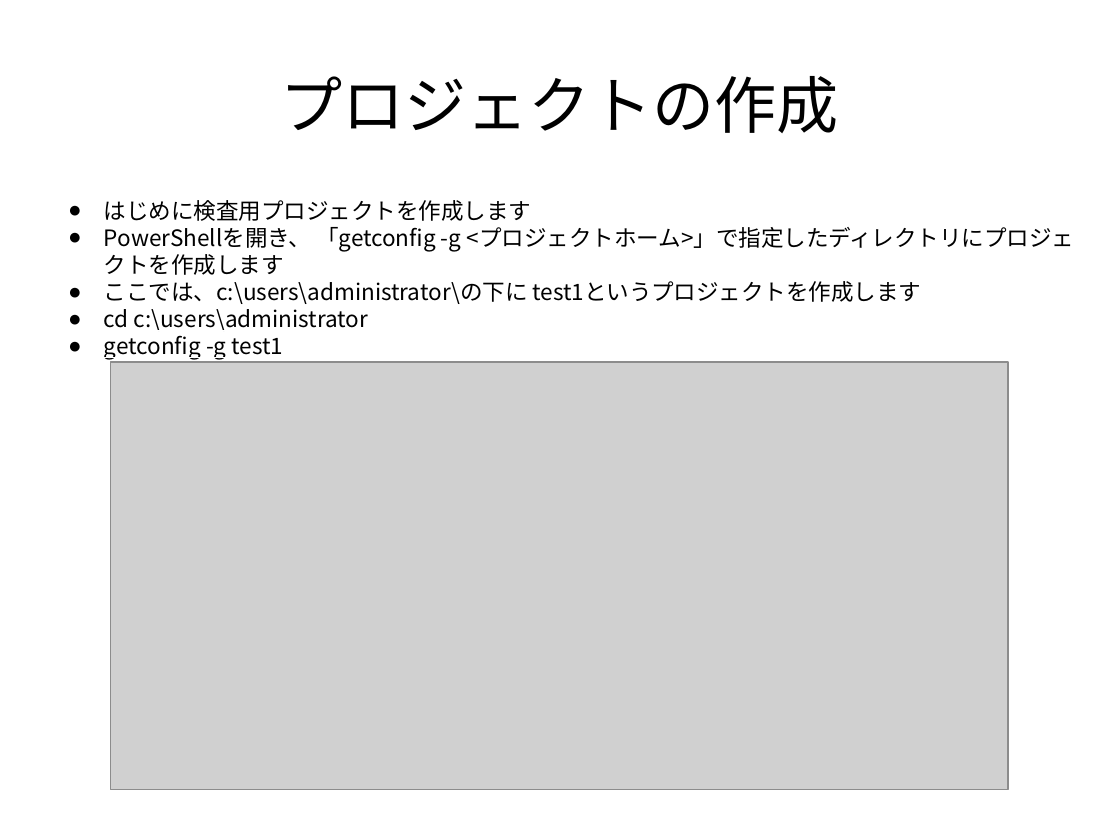
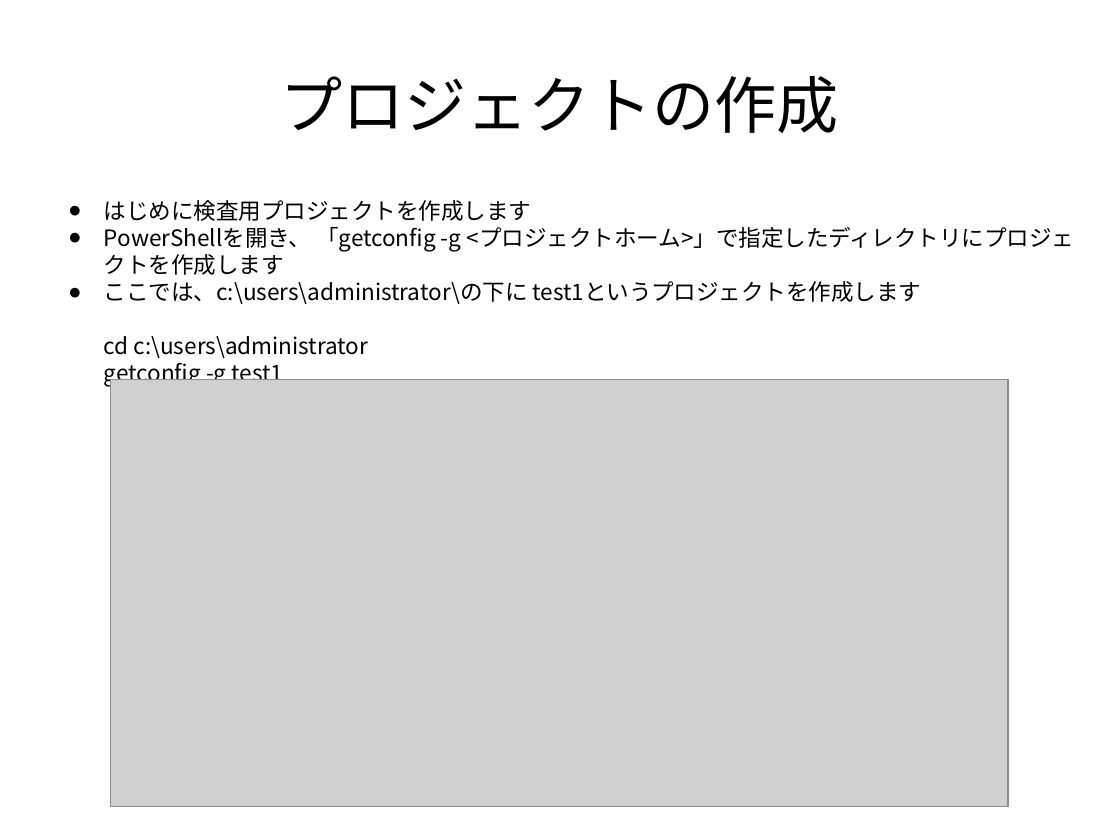
Before and after one commit to frsw3nr/gradle-server-acceptance, a slide deck: slide 23 of docs/jp/tutorial_test_pc.pptx. Drawn at 1120x840 pixels with LibreOffice and Linux fonts; fonts in the diff are those of the drawing; grey boxes stand for pictures. Boxes give left, top, right and bottom in pixels: in the first picture for what was removed or moved away, otherwise in the second. Text is boxed around its words. In the diff, an @@ line names an element or a change of style, - is before the commit and + after.

```diff
--- a/docs/jp/tutorial_test_pc.pptx
+++ b/docs/jp/tutorial_test_pc.pptx
@@ text at (104,281,922,387): text changed @@
-● ここでは、c:\users\administrator\の下に test1というプロジェクトを作成します
-● cd c:\users\administrator
-● getconfig -g test1
+● ここでは、c:\users\administrator\の下に test1というプロジェクトを作成します
+  cd c:\users\administrator
+  getconfig -g test1
@@ picture: place and size @@
-picture at (111,362,1008,790)
+picture at (111,379,1008,807)
```
Also in this commit, not shown: 10 other slides changed, 11 other files.
